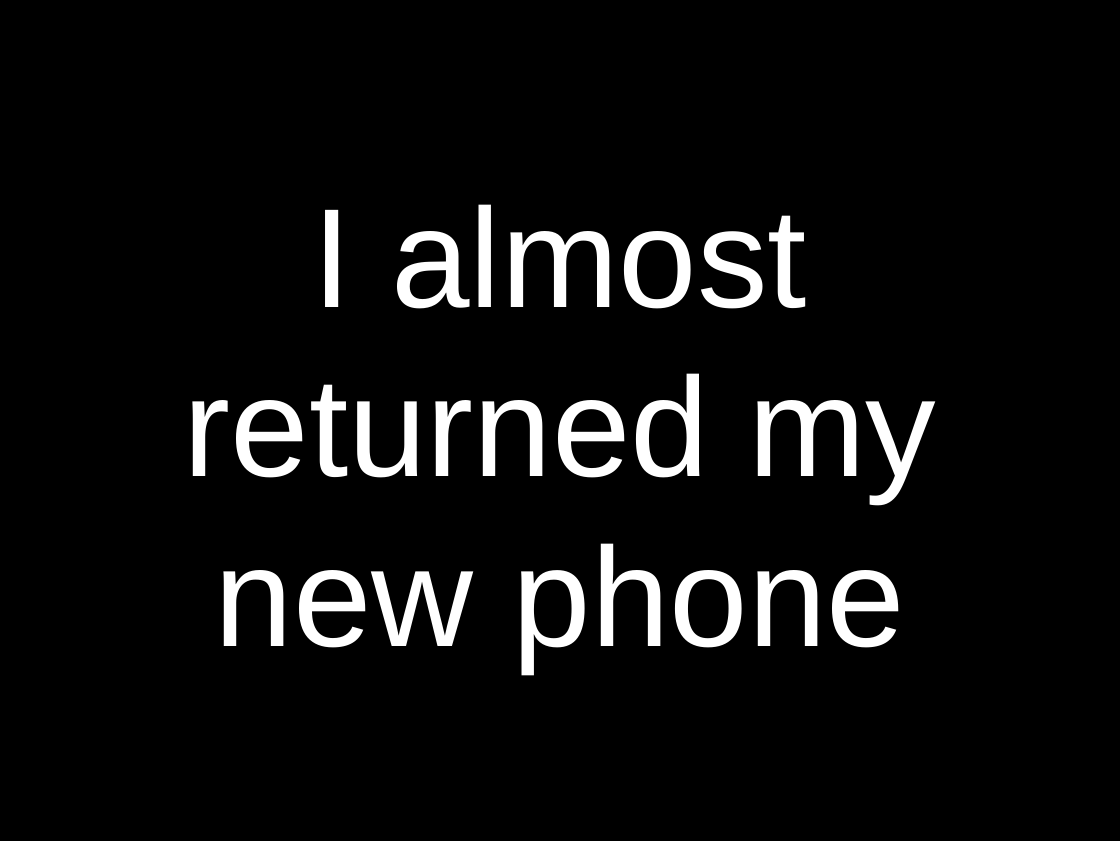
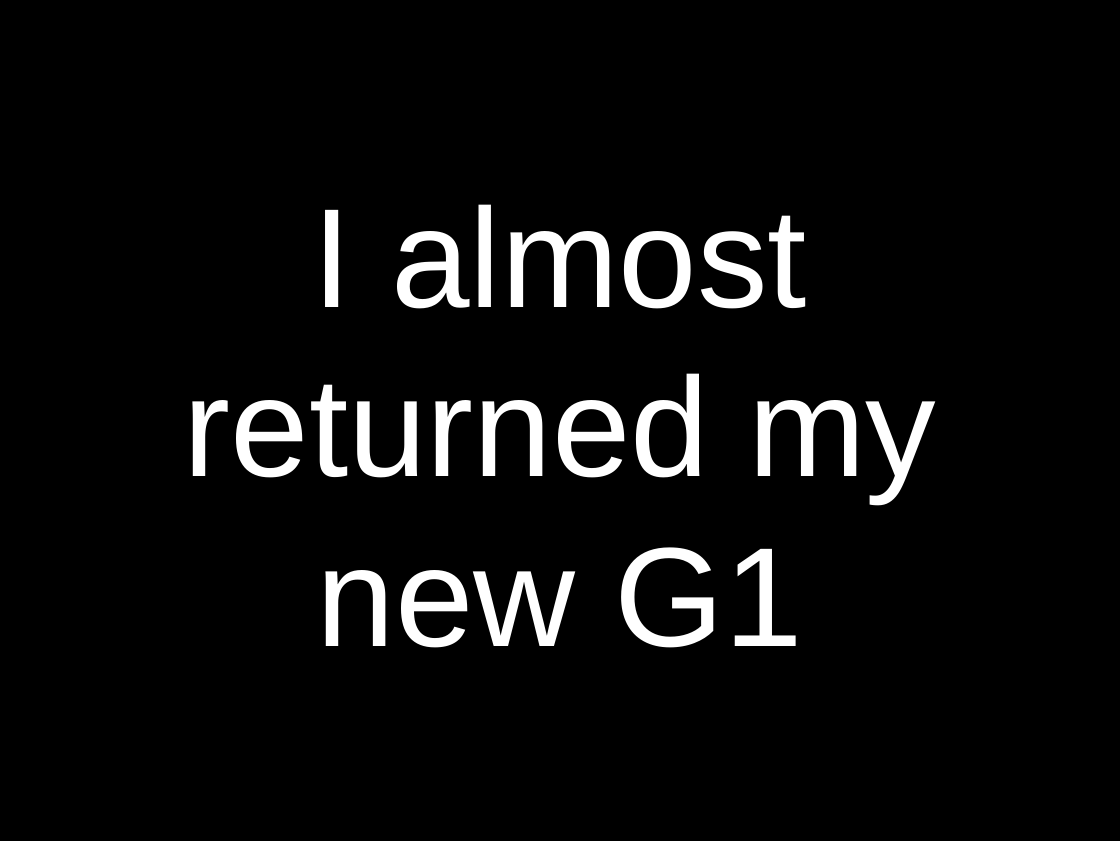
Before and after one commit to obra/talks, a slide deck: slide 41 of 2010/k9.odp (slide 27 before the commit). Drawn at 1120x841 pixels with LibreOffice and Linux fonts; fonts in the diff are those of the drawing. Boxes give left, top, right and bottom in pixels: in the first picture for what was removed or moved away, otherwise in the second. Text is boxed around its words. In the diff, an @@ line names an element or a change of style, - is before the commit and + after.

```diff
--- a/2010/k9.odp
+++ b/2010/k9.odp
@@ title at bbox=[184, 204, 936, 648]: text changed @@
-I almost returned my new phone
+I almost returned my new G1
```
Also in this commit, not shown: 11 other slides changed, 88 slides added, 2 slides removed, 1 other file.
